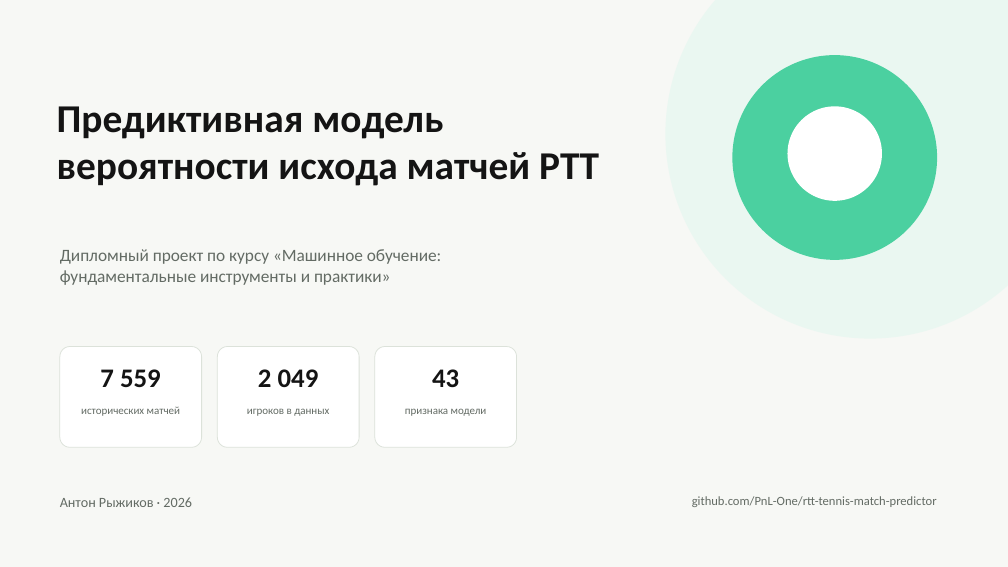
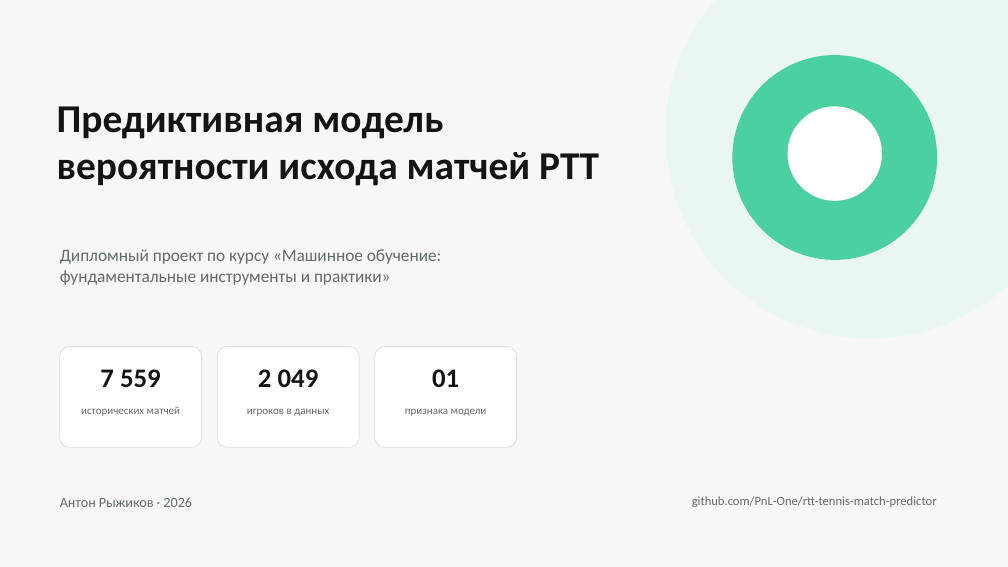
Before and after one commit to PnL-One/rtt-tennis-match-predictor, a slide deck: slide 1 of docs/RTT_tennis_match_predictor_presentation.pptx. Drawn at 1008x567 pixels with LibreOffice and Linux fonts; fonts in the diff are those of the drawing. Boxes give left, top, right and bottom in pixels: in the first picture for what was removed or moved away, otherwise in the second. Text is boxed around its words. In the diff, an @@ line names an element or a change of style, - is before the commit and + after.

```diff
--- a/docs/RTT_tennis_match_predictor_presentation.pptx
+++ b/docs/RTT_tennis_match_predictor_presentation.pptx
@@ text at <box>432,369,459,387</box>: text changed @@
-43
+01
```
Also in this commit, not shown: 5 other slides changed, 1 slide added, 1 other file.
